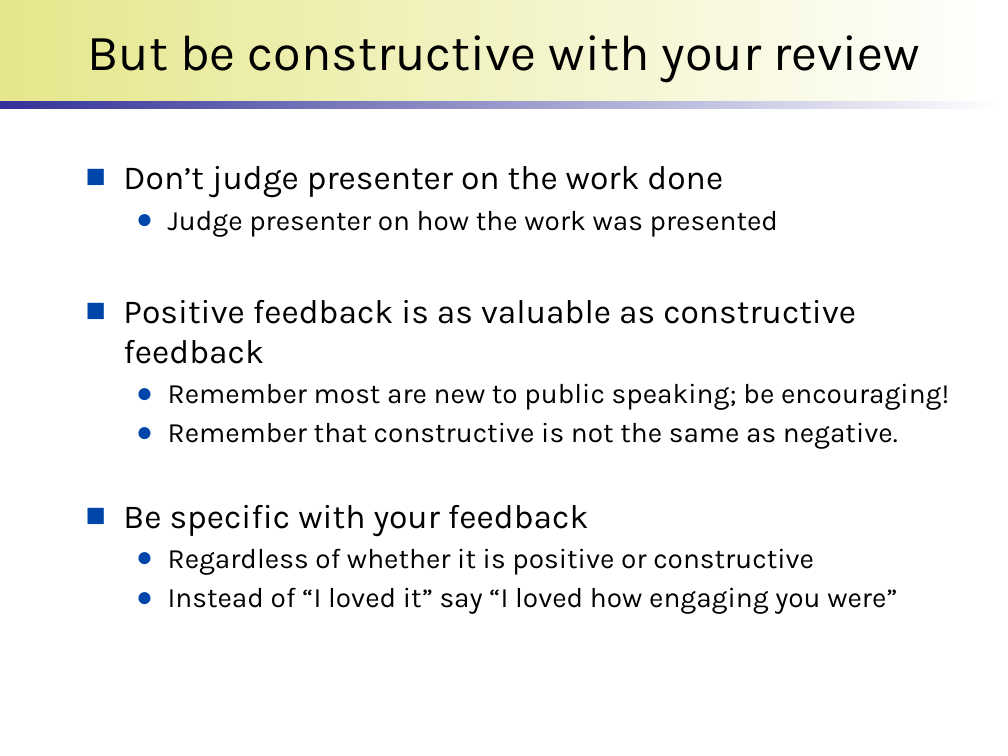
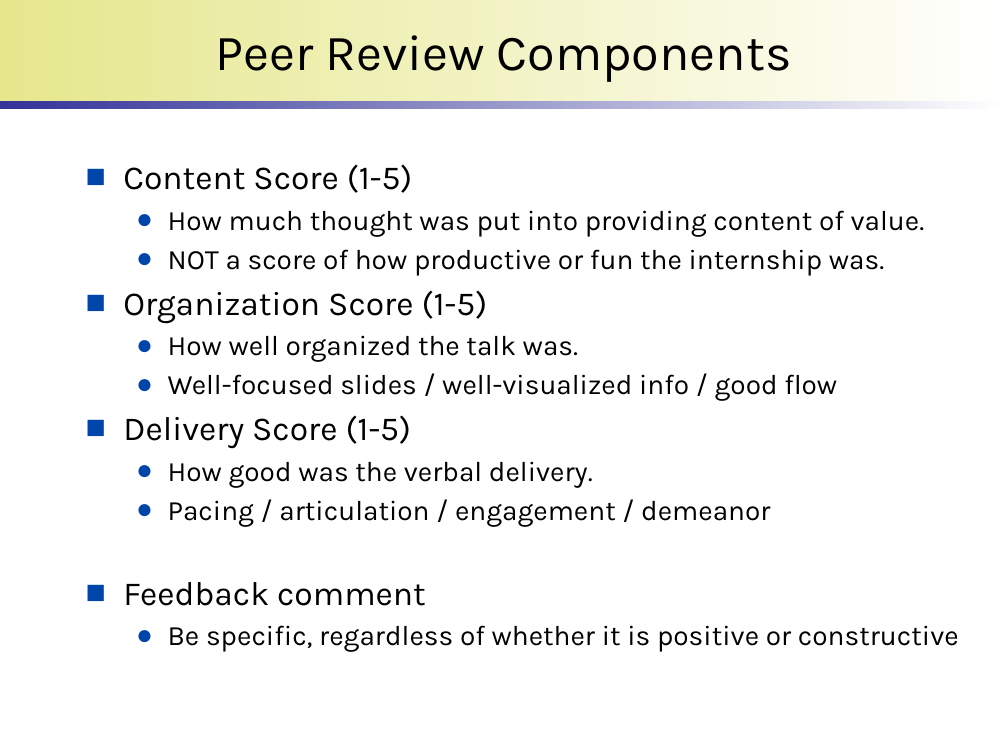
Before and after one commit to wonsunahn/Capstone_Fall2025, a slide deck: slide 12 of lectures/introduction-internship.pptx. Drawn at 1008x756 pixels with LibreOffice and Linux fonts; fonts in the diff are those of the drawing; background and template pictures are left out. Boxes give left, top, right and bottom in pixels: in the first picture for what was removed or moved away, otherwise in the second. Text is boxed around its words. In the diff, an @@ line names an element or a change of style, - is before the commit and + after.

```diff
--- a/lectures/introduction-internship.pptx
+++ b/lectures/introduction-internship.pptx
@@ title at [216,35,792,82]: text changed @@
-But be constructive with your review
+Peer Review Components
@@ text at [123,165,959,652]: text changed @@
-■ Don’t judge presenter on the work done
-  ● Judge presenter on how the work was presented
-■ Positive feedback is as valuable as constructive feedback
-  ● Remember most are new to public speaking; be encouraging!
-  ● Remember that constructive is not the same as negative.
-■ Be specific with your feedback
-  ● Regardless of whether it is positive or constructive
-  ● Instead of “I loved it” say “I loved how engaging you were”
+■ Content Score (1-5)
+  ● How much thought was put into providing content of value.
+  ● NOT a score of how productive or fun the internship was.
+■ Organization Score (1-5)
+  ● How well organized the talk was.
+  ● Well-focused slides / well-visualized info / good flow
+■ Delivery Score (1-5)
+  ● How good was the verbal delivery.
+  ● Pacing / articulation / engagement / demeanor
+■ Feedback comment
+  ● Be specific, regardless of whether it is positive or constructive
```
